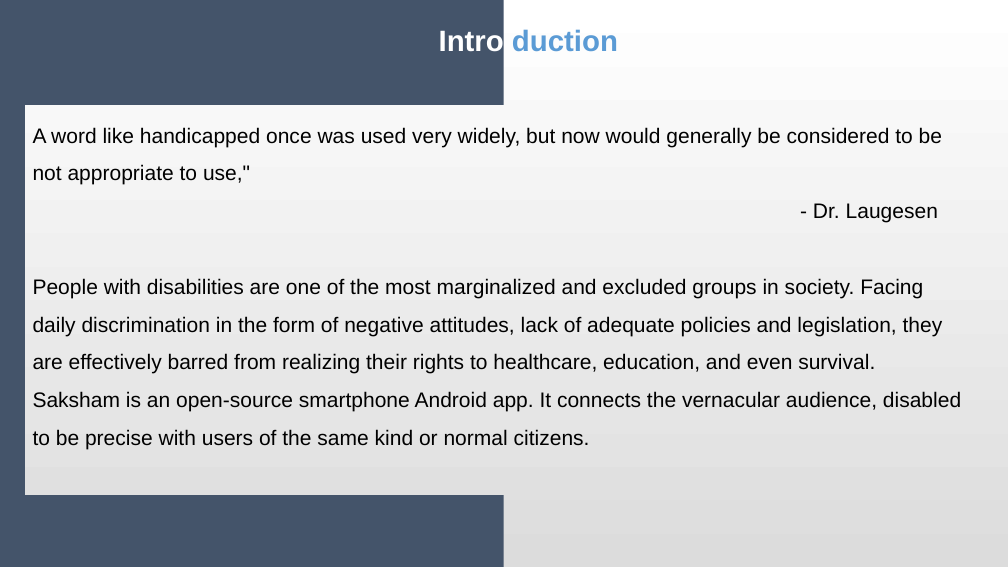
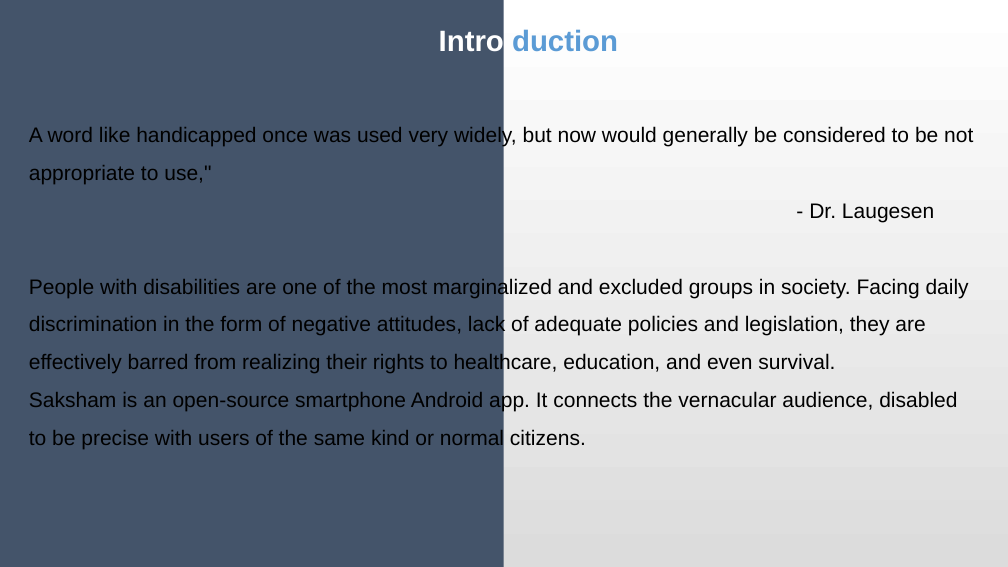
Before and after one commit to Durgnan/Final_Year_Project, a slide deck: slide 6 of Phase PPT/Durgesh Nandan/0th Phase/SakshamPPT.pptx. Drawn at 1008x567 pixels with LibreOffice and Linux fonts; fonts in the diff are those of the drawing. Boxes give left, top, right and bottom in pixels: in the first picture for what was removed or moved away, otherwise in the second. Text is boxed around its words. In the diff, an @@ line names an element or a change of style, - is before the commit and + after.

```diff
--- a/Phase PPT/Durgesh Nandan/0th Phase/SakshamPPT.pptx
+++ b/Phase PPT/Durgesh Nandan/0th Phase/SakshamPPT.pptx
@@ text "A word like handicapped once ...": place and size @@
-text "A word like handicapped once ..." at [25,106,979,495]
+text "A word like handicapped once ..." at [29,126,973,449]
@@ text "A word like handicapped once ..." at [29,126,973,449]: fill gradient #FFFFFF to #DCDCDC to none @@
```
Also in this commit, not shown: 10 other slides changed, 2 slides added, 2 slides removed, 1 other file.
